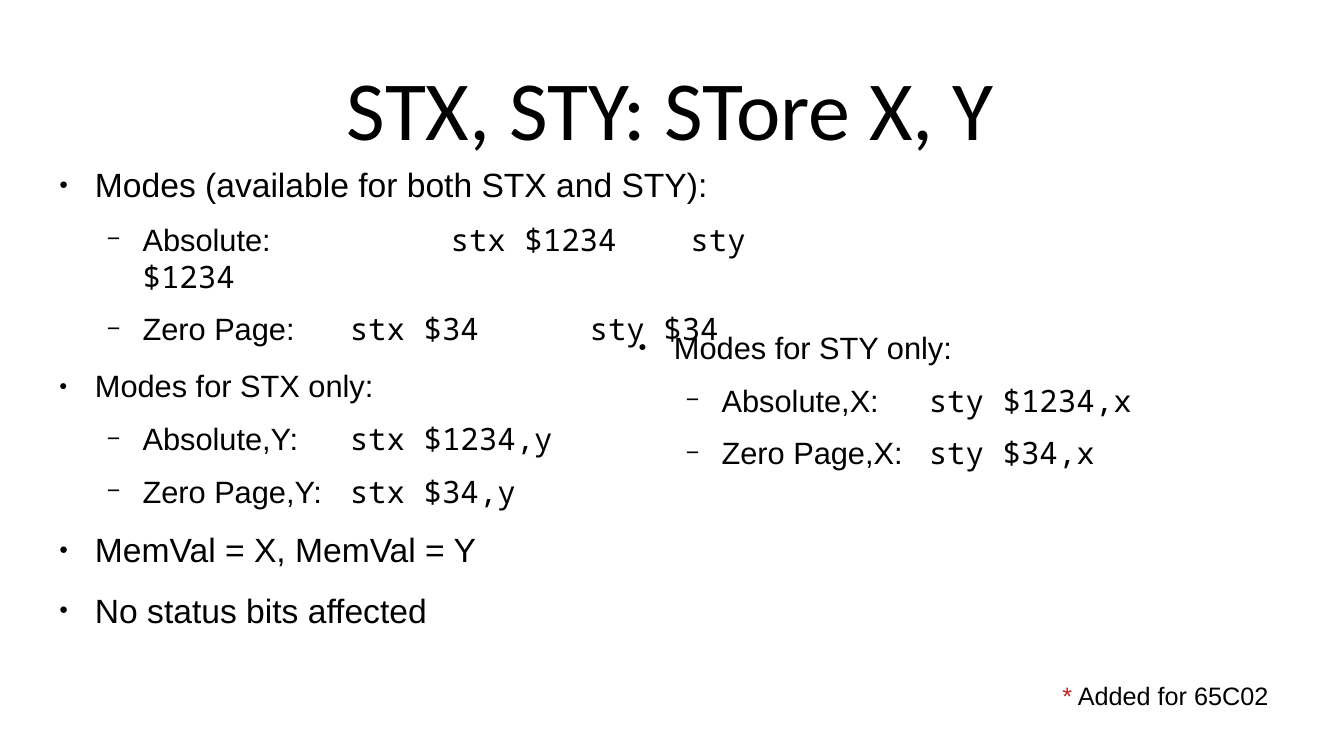
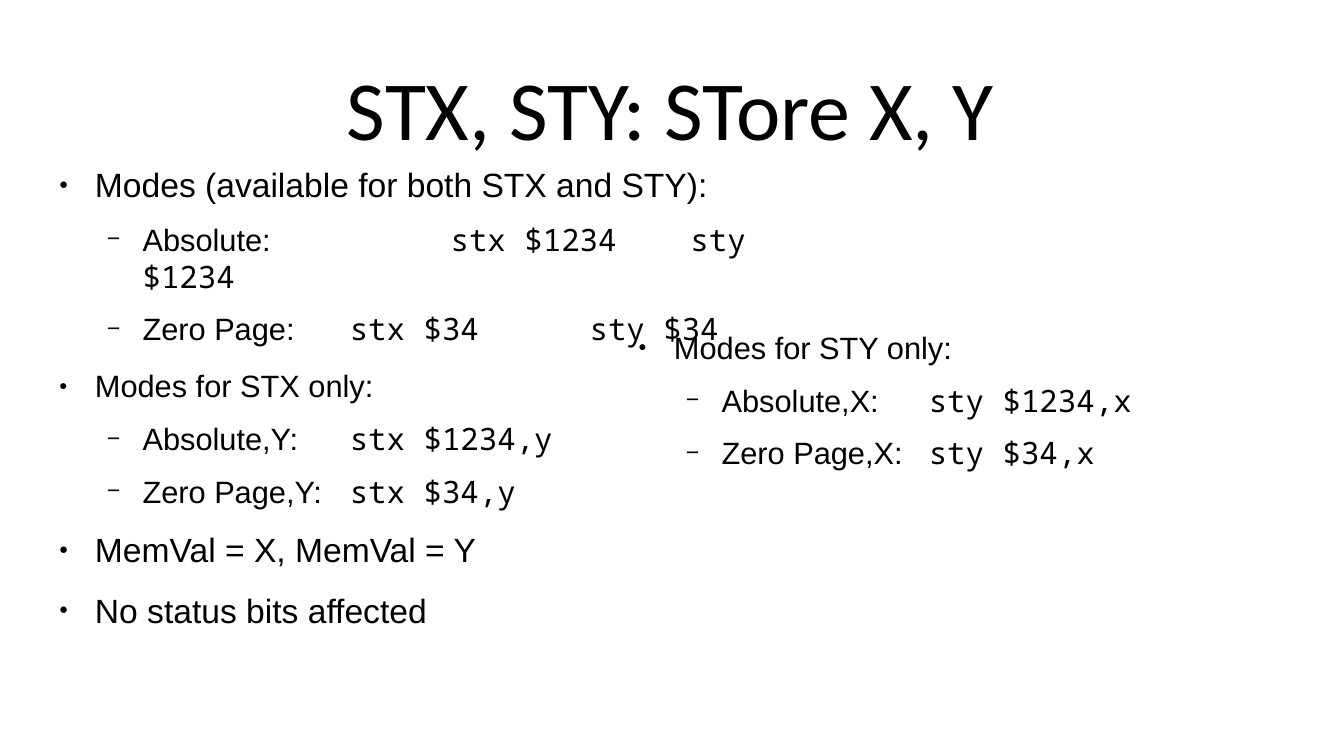
Before and after one commit to SlithyMatt/x16-assembly-tutorial, a slide deck: slide 5 of Lesson7/Lesson7.odp. Drawn at 1344x756 pixels with LibreOffice and Linux fonts; fonts in the diff are those of the drawing. Boxes give left, top, right and bottom in pixels: in the first picture for what was removed or moved away, otherwise in the second. Text is boxed around its words. In the diff, an @@ line names an element or a change of style, - is before the commit and + after.

```diff
--- a/Lesson7/Lesson7.odp
+++ b/Lesson7/Lesson7.odp
@@ text removed at (x1=1078, y1=686, x2=1268, y2=706) @@
-* Added for 65C02
```
Also in this commit, not shown: 1 other slide changed, 8 slides added, 1 slide removed, 1 other file.
